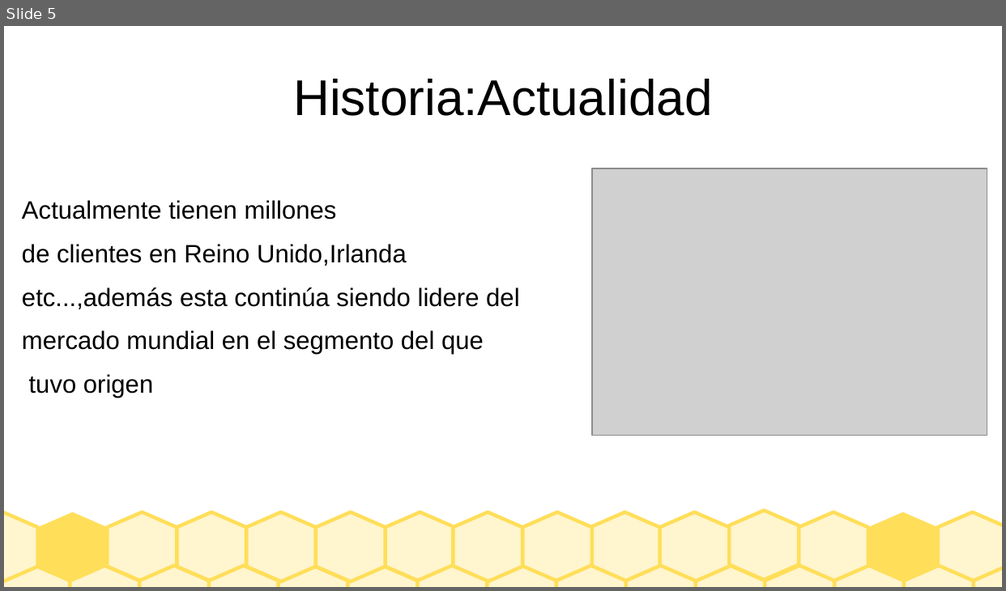
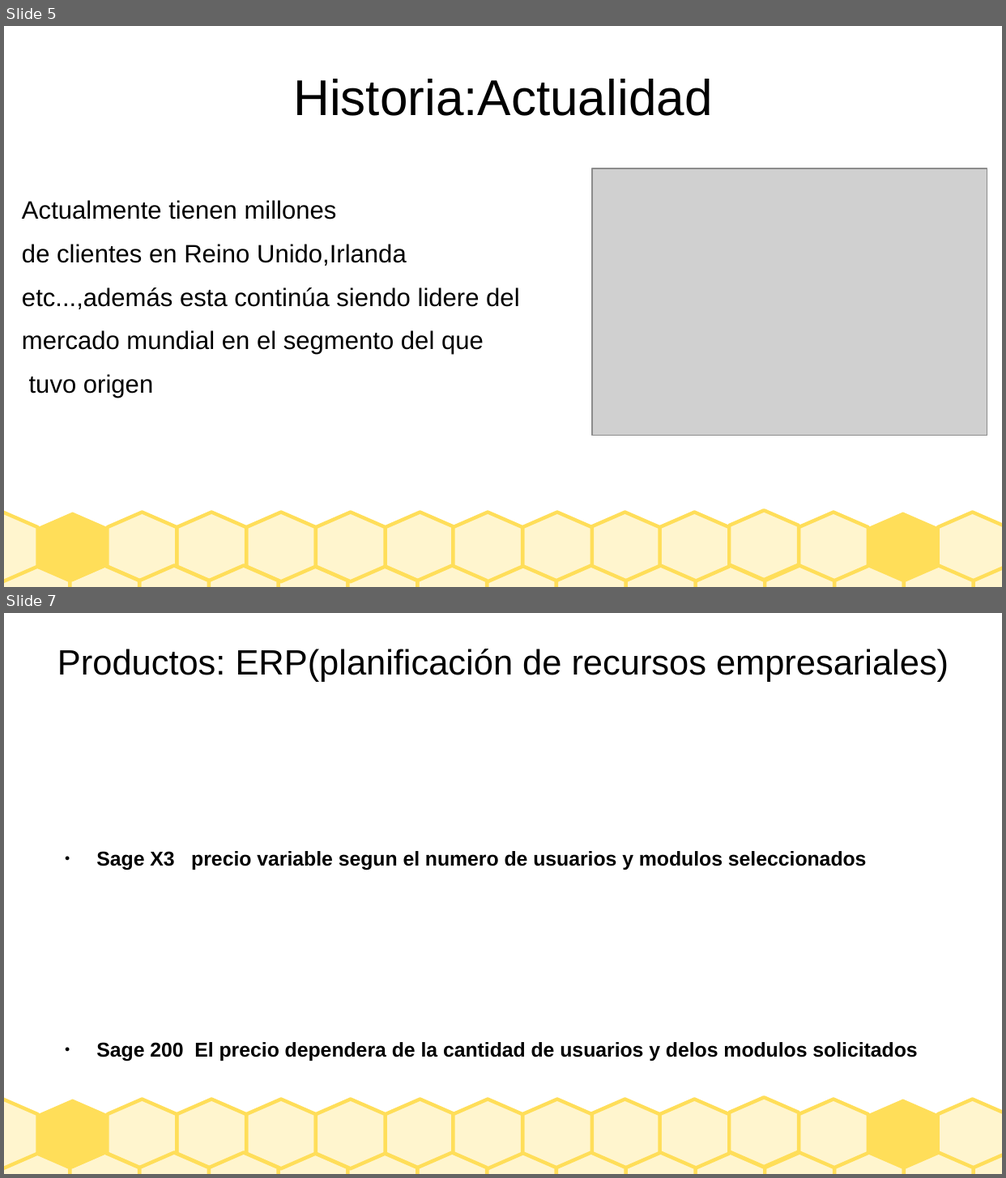
Before and after one commit to Borja-68/asignaturas, a slide deck: sistemas empresa/Presentacion_SAGE.odp. Shown one above the other, each under a label of ours: slide 5 before the commit, slides 5 and 7 after it; the slides between them are not shown. The pictures are 1006x591 and 1006x1178 pixels, drawn with LibreOffice and Linux fonts; fonts in the diff are those of the drawing; grey boxes stand for pictures. Boxes give left, top, right and bottom in pixels: in the first picture for what was removed or moved away, otherwise in the second. Text is boxed around its words. In the diff, an @@ line names an element or a change of style, - is before the commit and + after.

```diff
--- a/sistemas empresa/Presentacion_SAGE.odp
+++ b/sistemas empresa/Presentacion_SAGE.odp
@@ slide 7 added at box(4, 613, 1002, 1174), background #FFFFFF; not listed: 30 template elements that a slide beside it also shows @@
@@ title added at box(57, 649, 948, 682), 28 pt, text #000000 @@
+Productos: ERP(planificación de recursos empresariales)
@@ text added at box(96, 851, 917, 1062), 16 pt, text #000000, bold @@
+● Sage X3 precio variable segun el numero de usuarios y modulos seleccionados
+● Sage 200 El precio dependera de la cantidad de usuarios y delos modulos solicitados
```
Also in this commit, not shown: 2 slides changed, 2 other slides added, 1 slide removed.
